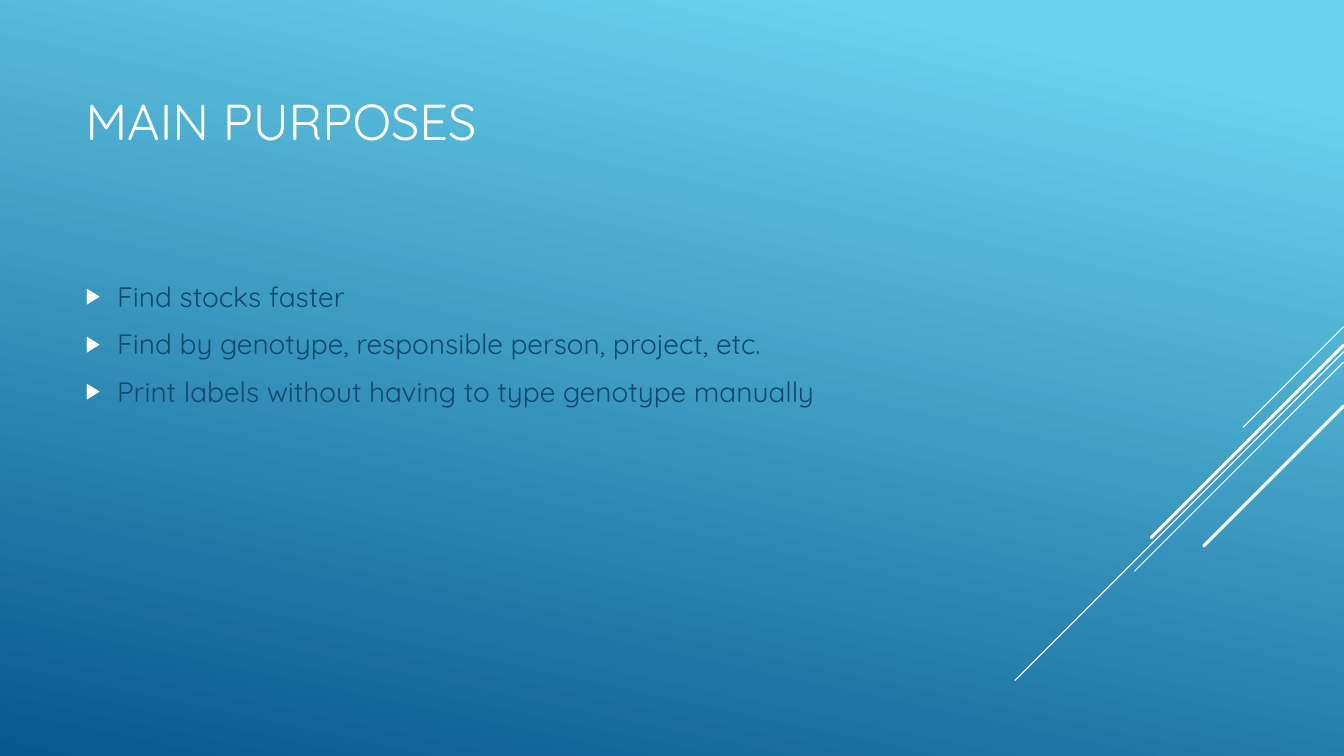
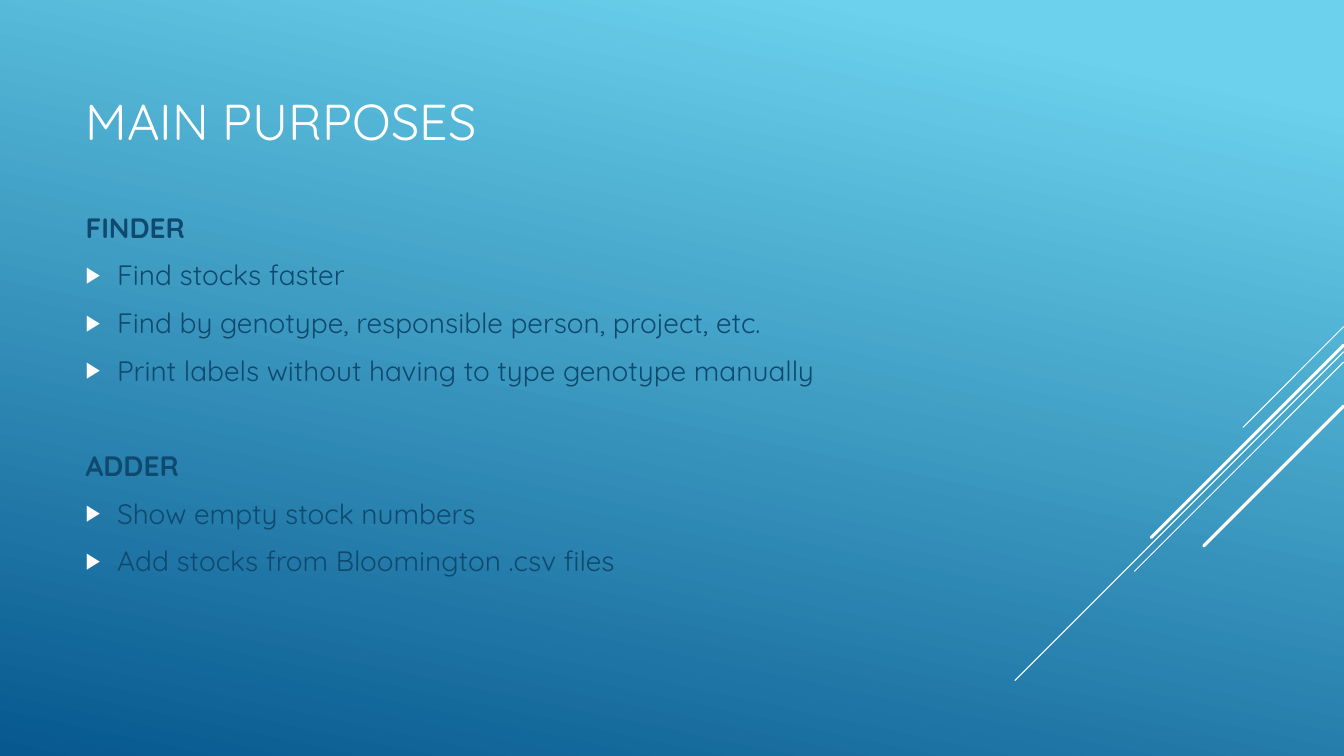
Before and after one commit to zhoulab/FlyStock-Program, a slide deck: slide 2 of Documentation/BriefOverview.pptx. Drawn at 1344x756 pixels with LibreOffice and Linux fonts; fonts in the diff are those of the drawing. Boxes give left, top, right and bottom in pixels: in the first picture for what was removed or moved away, otherwise in the second. Text is boxed around its words. In the diff, an @@ line names an element or a change of style, - is before the commit and + after.

```diff
--- a/Documentation/BriefOverview.pptx
+++ b/Documentation/BriefOverview.pptx
@@ text at [86, 218, 185, 238]: paragraph added @@
+FINDER
@@ text at [86, 456, 615, 576]: paragraphs added @@
+ADDER
+▶ Show empty stock numbers
+▶ Add stocks from Bloomington .csv files
```
Also in this commit, not shown: 3 other slides changed, 2 slides added, 15 other files.
